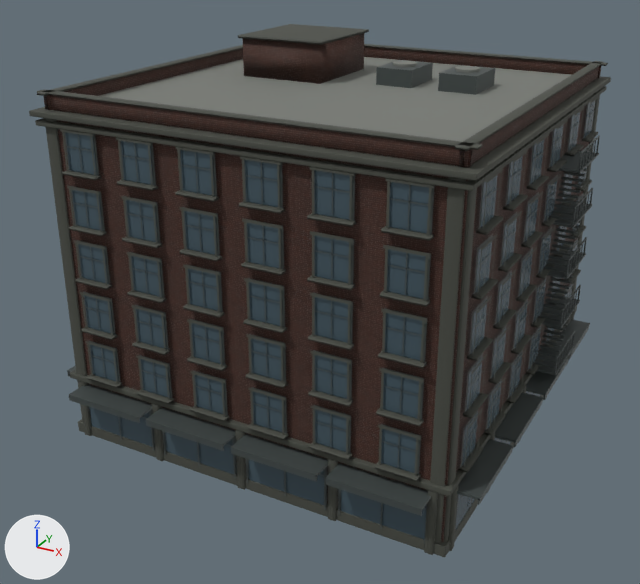
Two versions of the glTF model game/assets/world/brick_corner.glb, one commit apart.
Rendered twice from a 50 mm camera at (24.0, -46.6, 30.4) aimed at (-0.6, -2.0, 8.1). Arrows for +X, +Y and +Z are at lower left; the lights stay in place. The older version comes first.

The scene before the commit, as lines of its bpy script (objects in view):
```python
mat_fired_umber_brick = principled_material('Fired umber brick')
mat_fired_umber_brick.texture = img_brick_umber
mat_fired_umber_brick.roughness = 0.8
mat_weathered_pale_concrete = principled_material('Weathered pale concrete')
mat_weathered_pale_concrete.texture = img_concrete
mat_weathered_pale_concrete.roughness = 0.8
me_foundation_plinth = bpy.data.meshes.new('Foundation plinth')
me_foundation_plinth.from_pydata(...)  # 2760 vertices, 2732 faces; spans x -12.6..12.6, y -12.6..12.6, z 0.0..22.8
me_foundation_plinth.materials.append(mat_weathered_pale_concrete)  # picture img_concrete
me_masonry_structure = bpy.data.meshes.new('Masonry structure')
me_masonry_structure.from_pydata(...)  # 64 vertices, 104 faces; spans x -12.0..12.0, y -12.0..12.0, z 0.0..22.7
me_masonry_structure.materials.append(mat_fired_umber_brick)  # picture img_brick_umber
me_roof = bpy.data.meshes.new('Roof')
me_roof.from_pydata(...)  # a box spanning x -11.9..11.9, y -11.9..11.9, z 20.1..20.3; a 12-sided cylinder along z spanning x 1.2..2.8, y 3.2..4.8, z 21.4..21.5; a 12-sided cylinder along z spanning x 5.2..6.8, y 3.2..4.8, z 21.4..21.5
me_roof.materials.append(mat_slate_roofing)  # grey #797c76
ob_fired_umber_brick = bpy.data.objects.new('Fired_umber_brick', me_masonry_structure)
ob_fired_umber_brick.location = (0.0, 0.0, 0.0)
ob_slate_roofing = bpy.data.objects.new('Slate_roofing', me_roof)
ob_slate_roofing.location = (0.0, 0.0, 0.0)
ob_weathered_pale_concrete = bpy.data.objects.new('Weathered_pale_concrete', me_foundation_plinth)
ob_weathered_pale_concrete.location = (0.0, 0.0, 0.0)
# also in view: 'Painted_charcoal_steel' at (0.1, 0.0, 10.9); 'Smoked_blue_glazing' at (0.0, 0.0, 9.9)
```
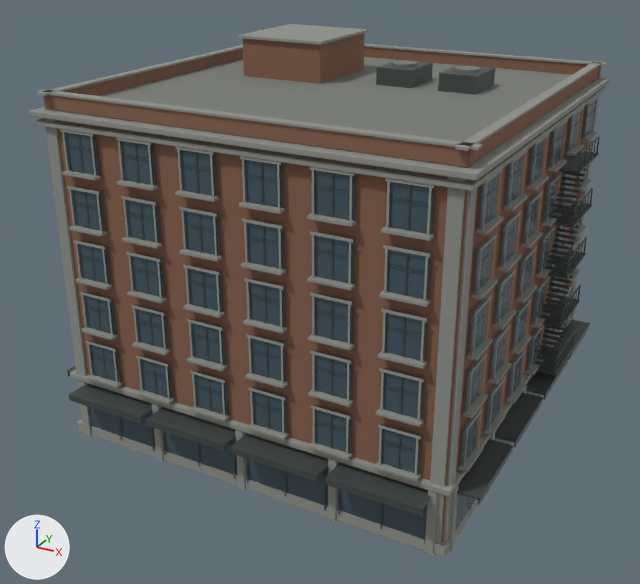
The edits, one by one:
In material 'Fired umber brick' (mat_fired_umber_brick), texture is no longer img_brick_umber.
In material 'Fired umber brick' (mat_fired_umber_brick), base_color is now set to (0.24, 0.12, 0.075), brown #86614d.
In material 'Fired umber brick' (mat_fired_umber_brick), roughness goes from 0.8 to 1.0.
In material 'Weathered pale concrete' (mat_weathered_pale_concrete), texture is no longer img_concrete.
In material 'Weathered pale concrete' (mat_weathered_pale_concrete), base_color is now set to (0.28, 0.29, 0.26), grey #90938b.
In material 'Weathered pale concrete' (mat_weathered_pale_concrete), roughness goes from 0.8 to 1.0.

Location of each change, [x1, y1, x2, y2] in pixels of the pictures (640 x 584 px):
'Fired_umber_brick', surface changed (lighter): [44, 33, 601, 542] in both
'Weathered_pale_concrete', surface changed (lighter): [29, 24, 611, 557] in both
